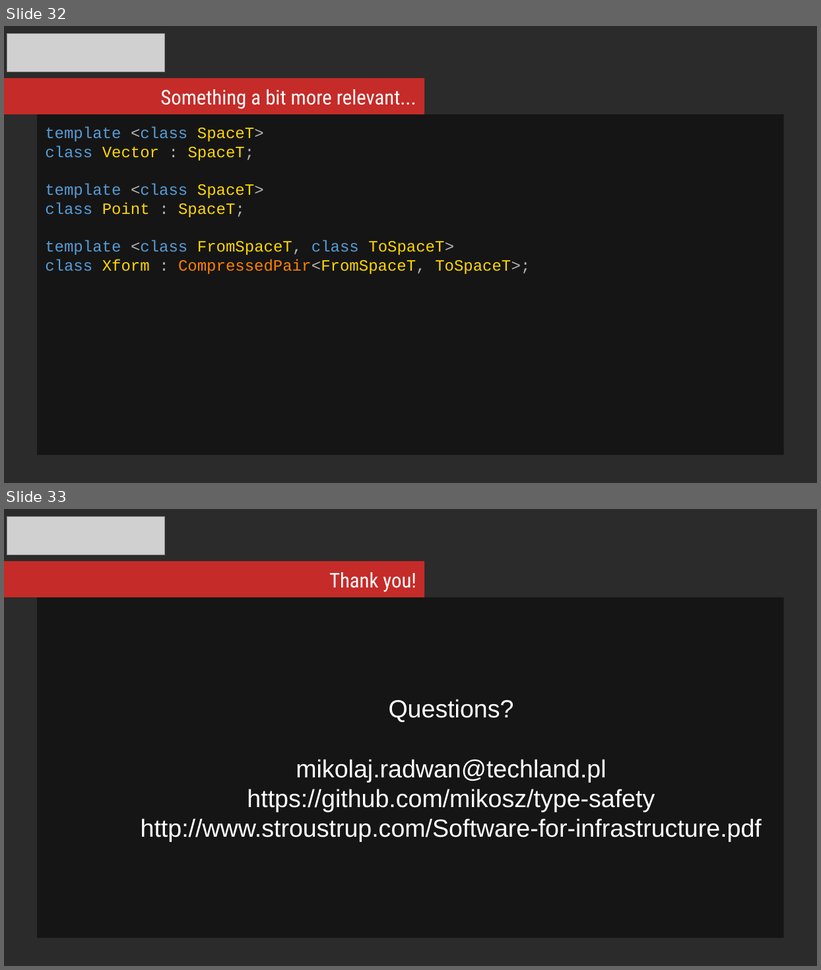
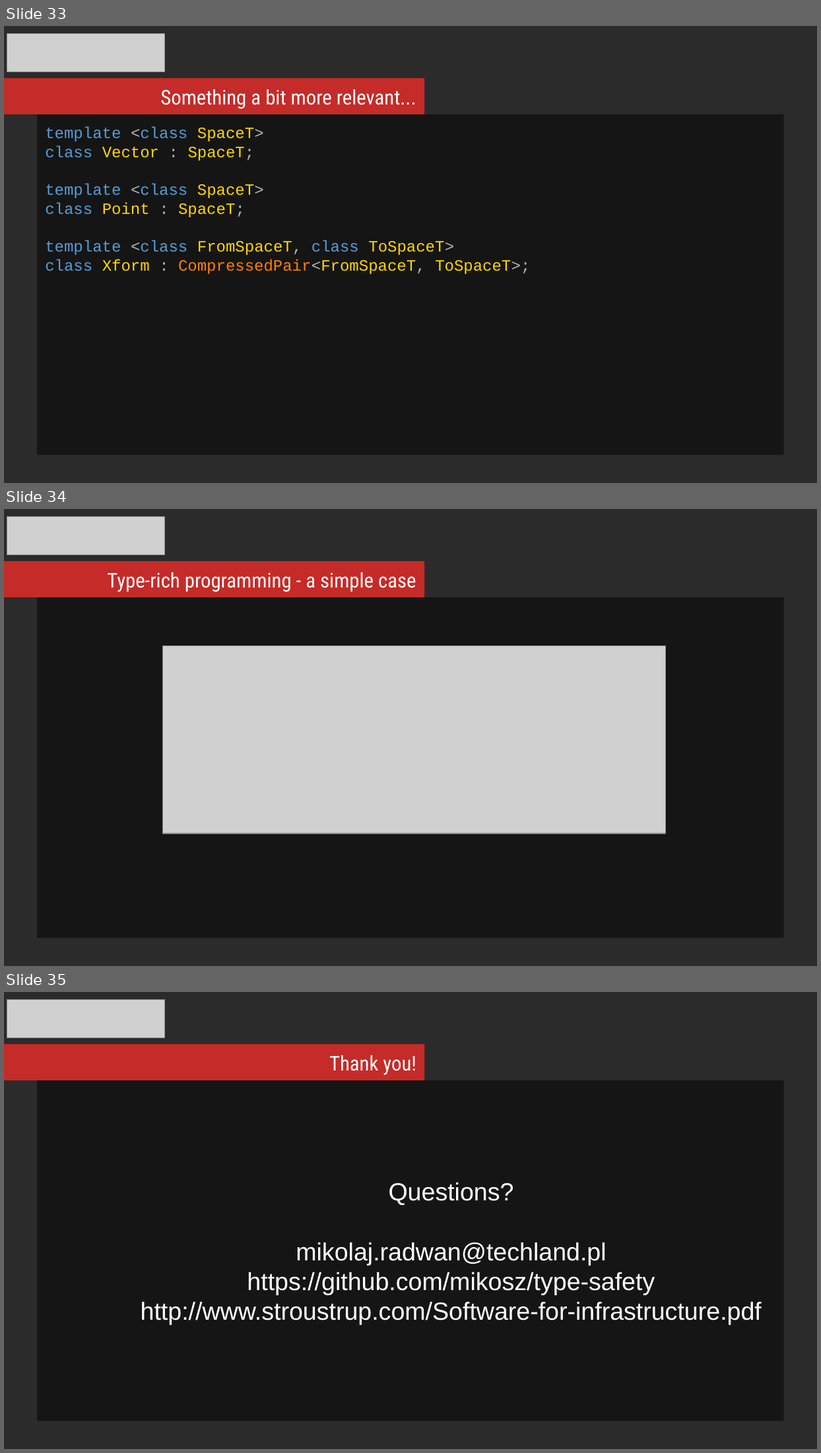
Before and after one commit to mikosz/type-safety, a slide deck: ask-not-what-you-can-do-for-the-compiler.odp. Shown one above the other, each under a label of ours: slides 32 and 33 before the commit, slides 33, 34 and 35 after it. The pictures are 821x970 and 821x1453 pixels, drawn with LibreOffice and Linux fonts; fonts in the diff are those of the drawing; grey boxes stand for pictures; background and template pictures are left out; a plain dark background stands for a picture behind light text. Boxes give left, top, right and bottom in pixels: in the first picture for what was removed or moved away, otherwise in the second. Text is boxed around its words. In the diff, an @@ line names an element or a change of style, - is before the commit and + after.

Commit message:
Updated presentation

```diff
--- a/ask-not-what-you-can-do-for-the-compiler.odp
+++ b/ask-not-what-you-can-do-for-the-compiler.odp
@@ slide 34 added at box(4, 509, 817, 966), background picture (left out) @@
@@ picture added at box(7, 516, 165, 555) @@
@@ rectangle added at box(4, 561, 424, 597), fill #C52B28 @@
@@ text added at box(107, 572, 416, 592), 18 pt, text #FFFFFF @@
+Type-rich programming - a simple case
@@ rectangle added at box(38, 597, 783, 938), fill #000000 at 51% opacity @@
@@ picture added at box(162, 646, 666, 834) @@
@@ what was slide 32 is now slide 33 @@
@@ what was slide 33 is now slide 35 @@
```
Also in this commit, not shown: 1 other slide added.
